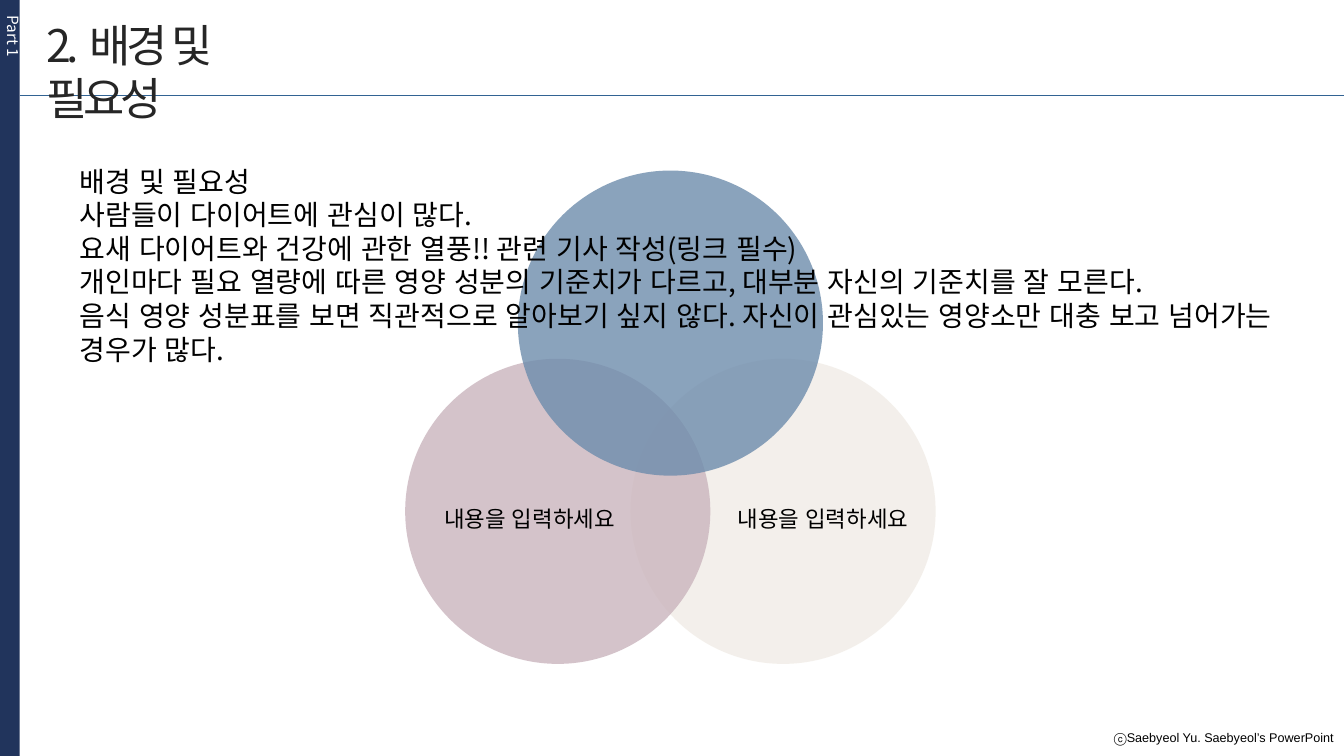
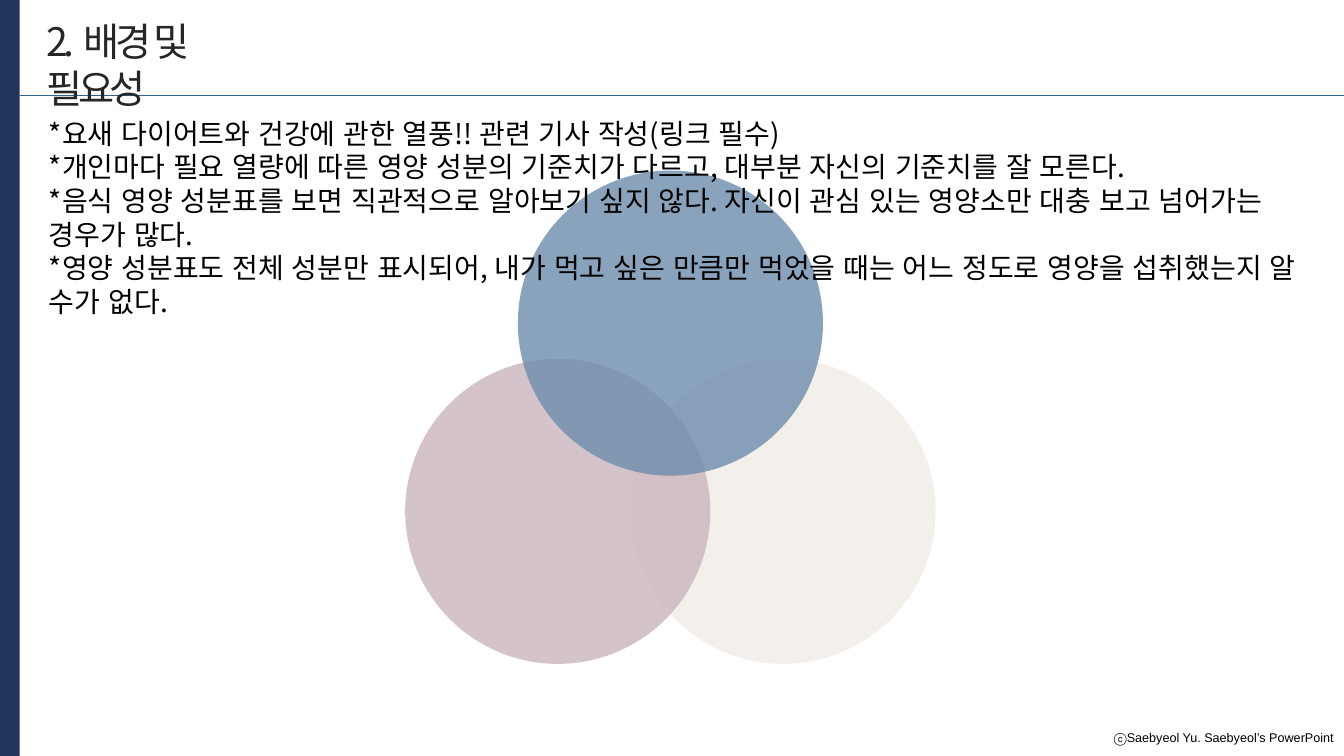
Before and after one commit to developerYHLee/University_Homework, a slide deck: slide 4 of 기말과제.pptx. Drawn at 1344x756 pixels with LibreOffice and Linux fonts; fonts in the diff are those of the drawing. Boxes give left, top, right and bottom in pixels: in the first picture for what was removed or moved away, otherwise in the second. Text is boxed around its words. In the diff, an @@ line names an element or a change of style, - is before the commit and + after.

```diff
--- a/기말과제.pptx
+++ b/기말과제.pptx
@@ text removed at [3, 18, 25, 57] @@
-Part 1
@@ text "2. 배경 및 필요성" at [46, 23, 190, 106]: size 32 to 28 pt @@
@@ text at [49, 120, 1296, 315]: text changed @@
-배경 및 필요성
-사람들이 다이어트에 관심이 많다.
-요새 다이어트와 건강에 관한 열풍!! 관련 기사 작성(링크 필수)
-개인마다 필요 열량에 따른 영양 성분의 기준치가 다르고, 대부분 자신의 기준치를 잘 모른다.
-음식 영양 성분표를 보면 직관적으로 알아보기 싶지 않다. 자신이 관심있는 영양소만 대충 보고 넘어가는 경우가 많다.
+*요새 다이어트와 건강에 관한 열풍!! 관련 기사 작성(링크 필수)
+*개인마다 필요 열량에 따른 영양 성분의 기준치가 다르고, 대부분 자신의 기준치를 잘 모른다.
+*음식 영양 성분표를 보면 직관적으로 알아보기 싶지 않다. 자신이 관심 있는 영양소만 대충 보고 넘어가는 경우가 많다.
+*영양 성분표도 전체 성분만 표시되어, 내가 먹고 싶은 만큼만 먹었을 때는 어느 정도로 영양을 섭취했는지 알 수가 없다.
@@ text removed at [444, 508, 615, 529] @@
-내용을 입력하세요
@@ text removed at [738, 508, 908, 529] @@
-내용을 입력하세요
```
Also in this commit, not shown: 11 other slides changed, 4 slides added.
